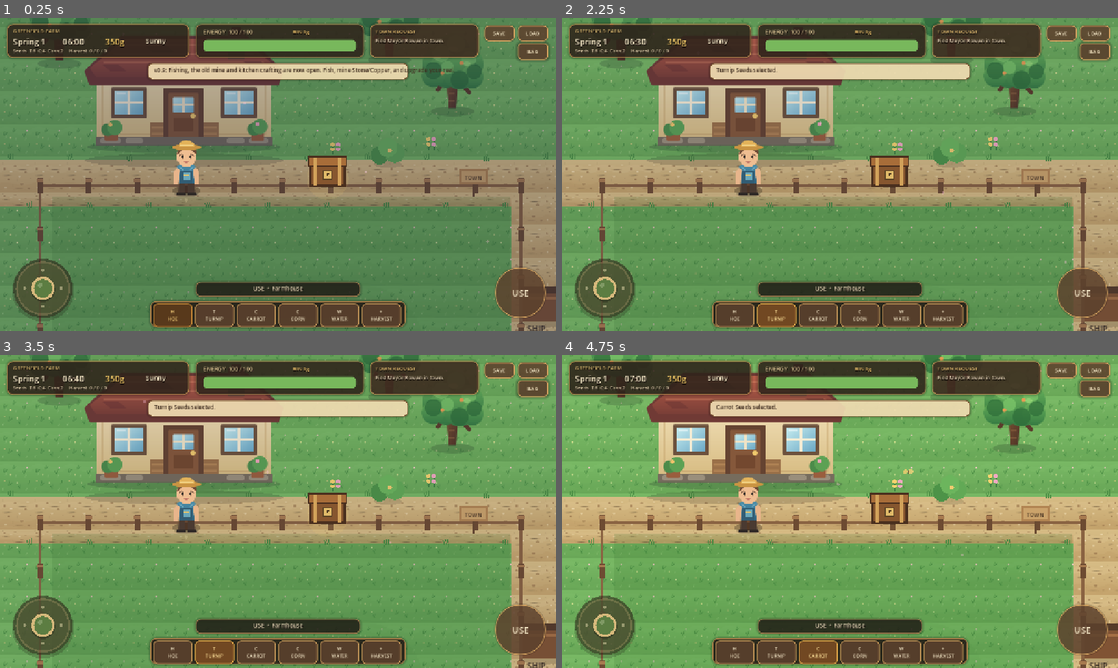
Above: before the commit, frames 1-4 (two rows, left to right).
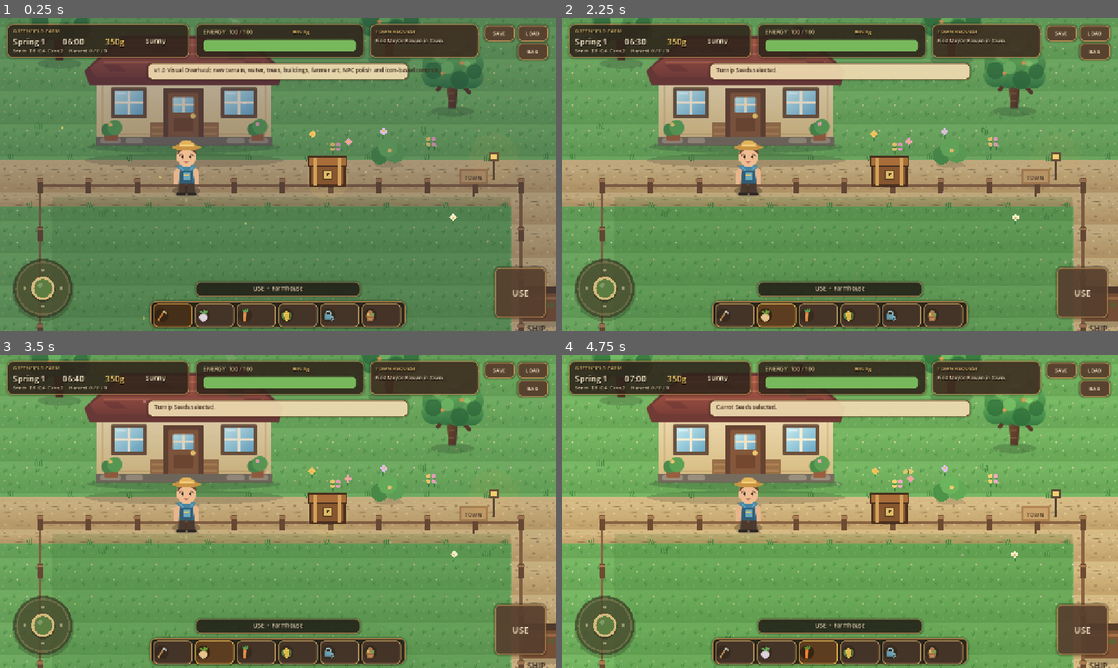
Above: after the commit, the same moments.

Repository: mohsenbigdeli/New
Game: Godot game, scene res://scenes/main.tscn
Same seed, same stepped clock (60 frames per second), same inputs: the game is played once before the commit and once after it.
Inputs (mouse positions are in pixels of both pictures, inside the frame that each line leads up to):
- Up to frame 1 (0.25 s): no input
- Up to frame 2 (2.25 s): click (734, 315) at 0.5 s, where only the run before the commit has a clickable "H HOE"; click (734, 315) at 1.27 s; click (778, 315) at 2 s, where only the run before the commit has a clickable "T TURNIP"
- Up to frame 3 (3.5 s): click (216, 652) at 2.77 s
- Up to frame 4 (4.75 s): click (817, 652) at 3.5 s, where only the run before the commit has a clickable "C CARROT"; click (817, 652) at 4.27 s

The runs differ from the first frame. In frame 1, 1.9% of the frame differs, in the area x 6-100%, y 0-99%; in frame 2, 1.5%; in frame 3, 1.5%; in frame 4, 1.7%.
Error before the commit: Parse Error: Cannot infer the type of "p" variable because the value doesn't have a set type. (res://scripts/farm_visual_polish.gd:51)

Commit message:
Fix v1.0 visual polish typing for Godot 4.7

Diff:
--- a/greenfield-farm/scripts/farm_visual_polish.gd
+++ b/greenfield-farm/scripts/farm_visual_polish.gd
@@ -2,17 +2,18 @@
 class_name FarmVisualPolish
 
 var farm: FarmWorld
-var active := true
-var t := 0.0
+var active: bool = true
+var t: float = 0.0
 
-const FLOWERS := [
+const FLOWERS: Array[Vector2] = [
 	Vector2(620,350),Vector2(690,365),Vector2(760,345),Vector2(900,515),
 	Vector2(1160,760),Vector2(1210,780),Vector2(1510,730),Vector2(1580,750),
 	Vector2(1820,720),Vector2(1870,745),Vector2(680,1010),Vector2(750,1030),
 	Vector2(1460,1320),Vector2(1520,1340),Vector2(1900,1230),Vector2(1960,1260)
 ]
 
-const LAMPS := [Vector2(980,430),Vector2(1110,820),Vector2(1510,820),Vector2(1900,820)]
+const LAMPS: Array[Vector2] = [Vector2(980,430),Vector2(1110,820),Vector2(1510,820),Vector2(1900,820)]
+const FLOWER_COLORS: Array[Color] = [Color("#f2c45f"),Color("#ef9fb8"),Color("#d9c0ef"),Color("#f2efcf")]
 
 func setup(world: FarmWorld) -> void:
 	farm = world
@@ -43,65 +44,66 @@
 	_draw_night_particles()
 
 func _npc_pos(base: Vector2, phase: float) -> Vector2:
-	var p := farm.npc_phase
-	return base + Vector2(sin(p*0.55+phase)*24.0,cos(p*0.42+phase)*10.0)
+	var phase_time: float = farm.npc_phase
+	return base + Vector2(sin(phase_time*0.55+phase)*24.0,cos(phase_time*0.42+phase)*10.0)
 
 func _draw_meadow_details() -> void:
 	for i in range(FLOWERS.size()):
-		var p := FLOWERS[i]
-		var sway := sin(t*1.6 + float(i))*1.8
+		var p: Vector2 = FLOWERS[i]
+		var sway: float = sin(t*1.6 + float(i))*1.8
 		draw_line(p+Vector2(0,4),p+Vector2(sway,-8),Color("#3d7d42"),2.0)
-		var c := [Color("#f2c45f"),Color("#ef9fb8"),Color("#d9c0ef"),Color("#f2efcf")][i%4]
-		for a in range(4):
-			var ang := TAU*float(a)/4.0
+		var c: Color = FLOWER_COLORS[i%FLOWER_COLORS.size()]
+		for petal_index in range(4):
+			var ang: float = TAU*float(petal_index)/4.0
 			draw_circle(p+Vector2(sway,-10)+Vector2(cos(ang),sin(ang))*4.0,3.0,c)
 		draw_circle(p+Vector2(sway,-10),2.4,Color("#f1b94e"))
 	# foreground grass clusters
 	for i in range(18):
-		var x := 70.0 + float((i*127)%1950)
-		var y := 330.0 + float((i*173)%1030)
-		var p := Vector2(x,y)
+		var x: float = 70.0 + float((i*127)%1950)
+		var y: float = 330.0 + float((i*173)%1030)
+		var grass_pos: Vector2 = Vector2(x,y)
 		for j in range(4):
-			var lean := sin(t*1.2+float(i+j))*1.7
-			draw_line(p+Vector2(j*4,0),p+Vector2(j*4+lean,-10-j%2*3),Color(0.22,0.45,0.22,0.62),2.0)
+			var lean: float = sin(t*1.2+float(i+j))*1.7
+			draw_line(grass_pos+Vector2(j*4,0),grass_pos+Vector2(j*4+lean,-10-j%2*3),Color(0.22,0.45,0.22,0.62),2.0)
 
 func _draw_water_glints() -> void:
 	# pond glints
 	for i in range(7):
-		var a := t*0.35 + float(i)*0.91
-		var p := Vector2(1360,560)+Vector2(cos(a)*float(42+i*11),sin(a*1.3)*float(22+i*7))
-		var w := 10.0 + float(i%3)*6.0
-		draw_line(p-Vector2(w,0),p+Vector2(w,0),Color(0.84,0.97,0.98,0.35),2.0)
+		var angle: float = t*0.35 + float(i)*0.91
+		var p: Vector2 = Vector2(1360,560)+Vector2(cos(angle)*float(42+i*11),sin(angle*1.3)*float(22+i*7))
+		var width: float = 10.0 + float(i%3)*6.0
+		draw_line(p-Vector2(width,0),p+Vector2(width,0),Color(0.84,0.97,0.98,0.35),2.0)
 	# river travelling highlights
 	for i in range(11):
-		var y := fmod(t*34.0 + float(i)*143.0,1500.0)
-		var x := 2160.0 + sin(float(i)*2.1)*34.0
+		var y: float = fmod(t*34.0 + float(i)*143.0,1500.0)
+		var x: float = 2160.0 + sin(float(i)*2.1)*34.0
 		draw_line(Vector2(x-18,y),Vector2(x+18,y),Color(0.82,0.96,1.0,0.30),2.0)
 
 func _draw_lamps() -> void:
-	var hour := float(farm.time_of_day)/60.0
-	var night := hour >= 18.0 or hour < 7.0
-	for p in LAMPS:
+	var hour: float = float(farm.time_of_day)/60.0
+	var night: bool = hour >= 18.0 or hour < 7.0
+	for lamp_pos in LAMPS:
+		var p: Vector2 = lamp_pos
 		draw_line(p,p+Vector2(0,-42),Color("#4d4034"),5.0)
 		draw_rect(Rect2(p+Vector2(-10,-54),Vector2(20,18)),Color("#5d4936"),true)
 		draw_rect(Rect2(p+Vector2(-6,-50),Vector2(12,10)),Color("#f1cf72"),true)
 		if night:
-			var pulse := 0.055 + sin(t*2.0+p.x)*0.012
+			var pulse: float = 0.055 + sin(t*2.0+p.x)*0.012
 			draw_circle(p+Vector2(0,-45),48,Color(1.0,0.72,0.30,pulse))
 
 func _draw_chimney_smoke() -> void:
-	var base := Vector2(150+318,120+23)
+	var base: Vector2 = Vector2(468,143)
 	for i in range(5):
-		var age := fmod(t*0.28+float(i)*0.19,1.0)
-		var p := base + Vector2(sin(age*8.0+float(i))*9.0,-age*82.0)
-		draw_circle(p,7.0+age*8.0,Color(0.86,0.84,0.79,0.19*(1.0-age)))
+		var age: float = fmod(t*0.28+float(i)*0.19,1.0)
+		var smoke_pos: Vector2 = base + Vector2(sin(age*8.0+float(i))*9.0,-age*82.0)
+		draw_circle(smoke_pos,7.0+age*8.0,Color(0.86,0.84,0.79,0.19*(1.0-age)))
 
 func _draw_npc_portrait(p: Vector2, kind: String, label: String) -> void:
-	var bob := sin(t*3.0+p.x*0.01)*1.8
-	var skin := Color("#efbd91")
-	var shirt := Color("#735487")
-	var hair := Color("#d1a45e")
-	var pants := Color("#46566c")
+	var bob: float = sin(t*3.0+p.x*0.01)*1.8
+	var skin: Color = Color("#efbd91")
+	var shirt: Color = Color("#735487")
+	var hair: Color = Color("#d1a45e")
+	var pants: Color = Color("#46566c")
 	if kind == "lina":
 		shirt = Color("#4d8fa8")
 		hair = Color("#6b4335")
@@ -142,18 +144,18 @@
 	draw_string(ThemeDB.fallback_font,p+Vector2(-31,68),label,HORIZONTAL_ALIGNMENT_CENTER,62,12,Color("#fff1ce"))
 
 func _draw_night_particles() -> void:
-	var hour := float(farm.time_of_day)/60.0
+	var hour: float = float(farm.time_of_day)/60.0
 	if hour < 18.5 and hour >= 6.5:
 		return
 	for i in range(16):
-		var x := 120.0 + fmod(float(i)*173.0 + sin(t*.7+float(i))*26.0,1900.0)
-		var y := 310.0 + fmod(float(i)*109.0 + cos(t*.9+float(i))*18.0,930.0)
-		var pulse := 0.35+0.35*sin(t*3.0+float(i))
+		var x: float = 120.0 + fmod(float(i)*173.0 + sin(t*.7+float(i))*26.0,1900.0)
+		var y: float = 310.0 + fmod(float(i)*109.0 + cos(t*.9+float(i))*18.0,930.0)
+		var pulse: float = 0.35+0.35*sin(t*3.0+float(i))
 		draw_circle(Vector2(x,y),2.4,Color(1.0,0.88,0.42,pulse))
 
 func _draw_ellipse(center: Vector2, radii: Vector2, color: Color) -> void:
-	var points := PackedVector2Array()
+	var points: PackedVector2Array = PackedVector2Array()
 	for i in range(28):
-		var a := TAU*float(i)/28.0
-		points.append(center+Vector2(cos(a)*radii.x,sin(a)*radii.y))
+		var angle: float = TAU*float(i)/28.0
+		points.append(center+Vector2(cos(angle)*radii.x,sin(angle)*radii.y))
 	draw_colored_polygon(points,color)
